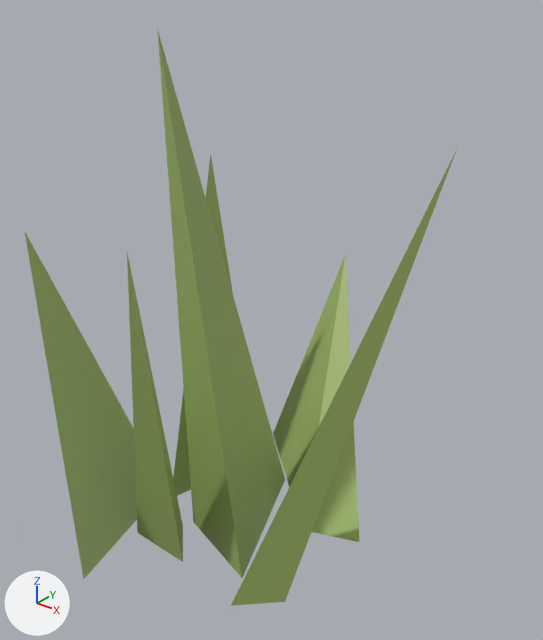
The Blender file DevRes/Models/Grass1.blend, before and after one commit.
Rendered twice from a camera (50 mm lens) standing at (0.881, -0.991, 1.066) and looking at (0.077, 0.014, 0.443). Arrows for +X, +Y and +Z are at lower left; the lights stay in place.
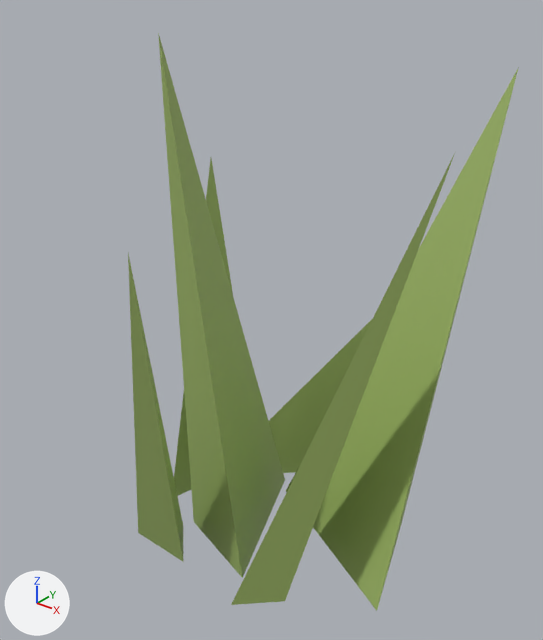
Boxes (x1, y1, x2, y2) around the edits, measured in the pictures (543 x 640 px):
```json
{"object": "Cone.005", "change": "moved, turned, rescaled", "before": [25, 233, 137, 579], "after": [286, 67, 519, 611]}
{"object": "Cone.002", "change": "moved", "before": [157, 28, 285, 578], "after": [158, 33, 285, 578]}
{"object": "Cone.001", "change": "moved, turned", "before": [273, 254, 359, 542], "after": [269, 320, 372, 473]}
```

The change, as JSON lines over the scene's bpy script:
```json
{"op": "set", "path": "ob_cone_001.location", "old": "(0.074, 0.145, 0.093)", "new": "(0.039, 0.207, 0.073)"}
{"op": "set", "path": "ob_cone_001.rotation_euler", "old": "(-0.26, 0.11, -0.207)", "new": "(0.264, -0.195, -1.897)", "note": "degrees (-15, 6.3, -12) -> degrees (15, -11, -109)"}
{"op": "set", "path": "ob_cone_005.location", "old": "(-0.132, -0.207, -0.024)", "new": "(0.25, 0.104, -0.073)"}
{"op": "set", "path": "ob_cone_005.rotation_euler", "old": "(0.0513, -0.0799, 0.105)", "new": "(-0.26, 0.11, -0.207)", "note": "degrees (2.9, -4.6, 6) -> degrees (-15, 6.3, -12)"}
{"op": "set", "path": "ob_cone_005.scale", "old": "(0.263, 0.995, 0.688)", "new": "(0.995, 0.995, 0.995)"}
```
